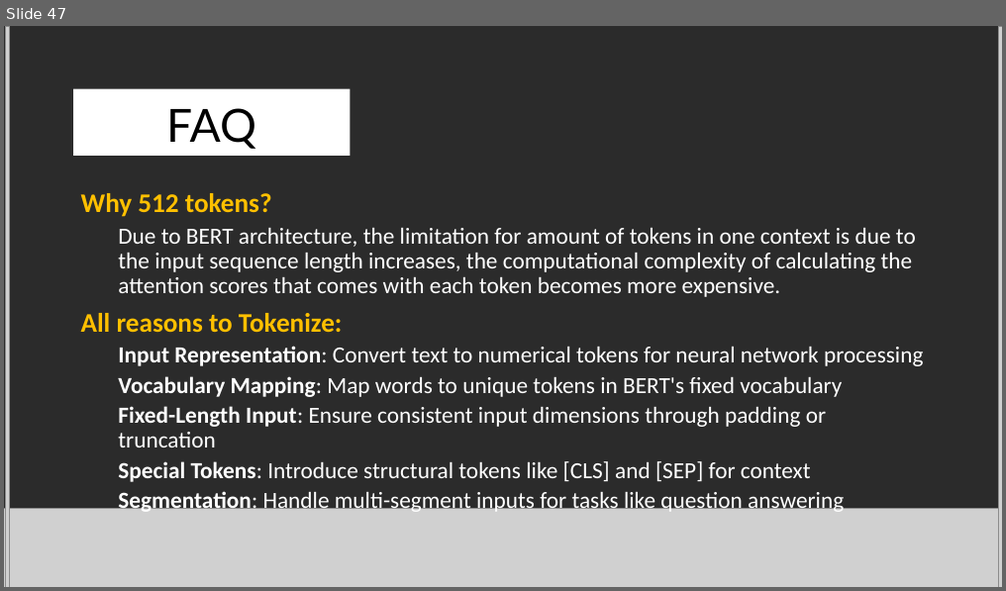
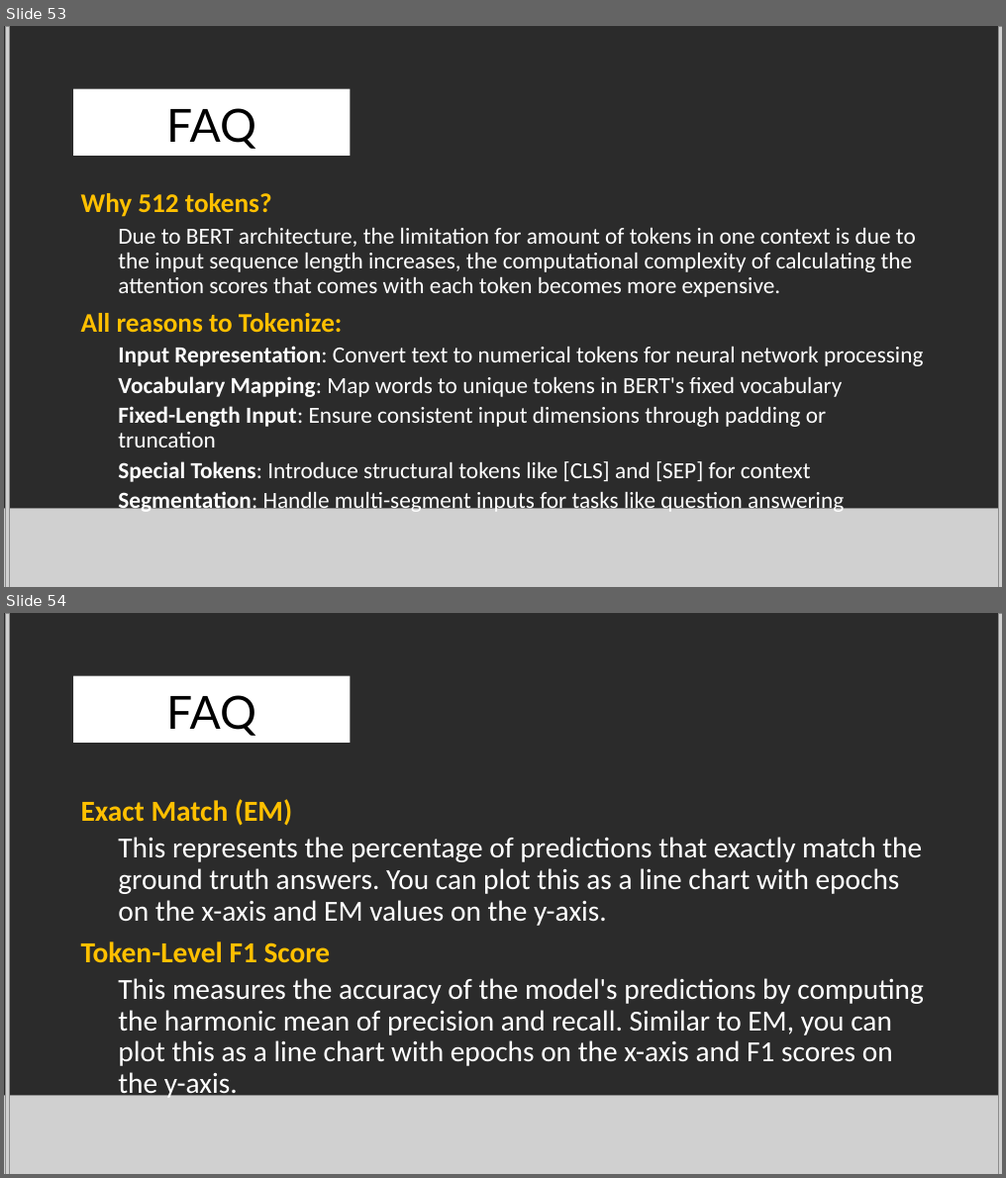
Before and after one commit to LoloMarty/2024-, a slide deck: CS4210/finalPresentation.pptx. Shown one above the other, each under a label of ours: slide 47 before the commit, slides 53 and 54 after it. The pictures are 1006x591 and 1006x1178 pixels, drawn with LibreOffice and Linux fonts; fonts in the diff are those of the drawing; grey boxes stand for pictures; background and template pictures are left out; a plain dark background stands for a picture behind light text. Boxes give left, top, right and bottom in pixels: in the first picture for what was removed or moved away, otherwise in the second. Text is boxed around its words. In the diff, an @@ line names an element or a change of style, - is before the commit and + after.

```diff
--- a/CS4210/finalPresentation.pptx
+++ b/CS4210/finalPresentation.pptx
@@ slide 54 added at (x1=4, y1=613, x2=1002, y2=1174), background picture (left out) @@
@@ picture added at (x1=6, y1=613, x2=9, y2=1174) @@
@@ picture added at (x1=998, y1=613, x2=1002, y2=1174) @@
@@ rectangle added at (x1=73, y1=676, x2=350, y2=743), fill #FFFFFF, 44 pt, text #000000 @@
+FAQ
@@ text added at (x1=81, y1=799, x2=924, y2=1101), 28 pt, text #FFFFFF @@
+Exact Match (EM)
+  This represents the percentage of predictions that exactly match the ground truth answers. You can plot this as a line chart with epochs on the x-axis and EM values on the y-axis.
+Token-Level F1 Score
+  This measures the accuracy of the model's predictions by computing the harmonic mean of precision and recall. Similar to EM, you can plot this as a line chart with epochs on the x-axis and F1 scores on the y-axis.
@@ picture added at (x1=4, y1=1096, x2=1002, y2=1174) @@
@@ what was slide 47 is now slide 53 @@
```
Also in this commit, not shown: 5 slides changed, 9 other slides added, 3 slides removed.
